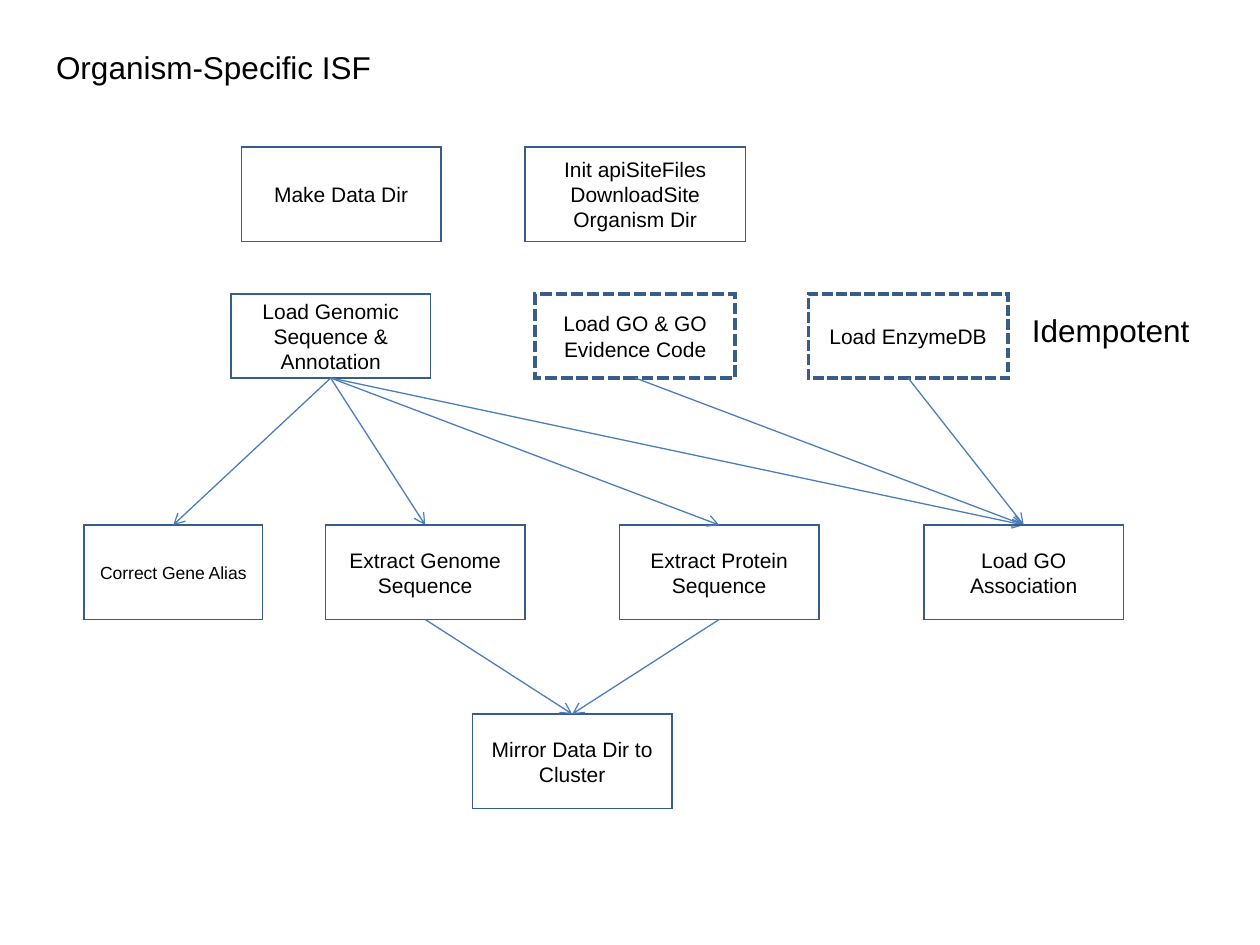
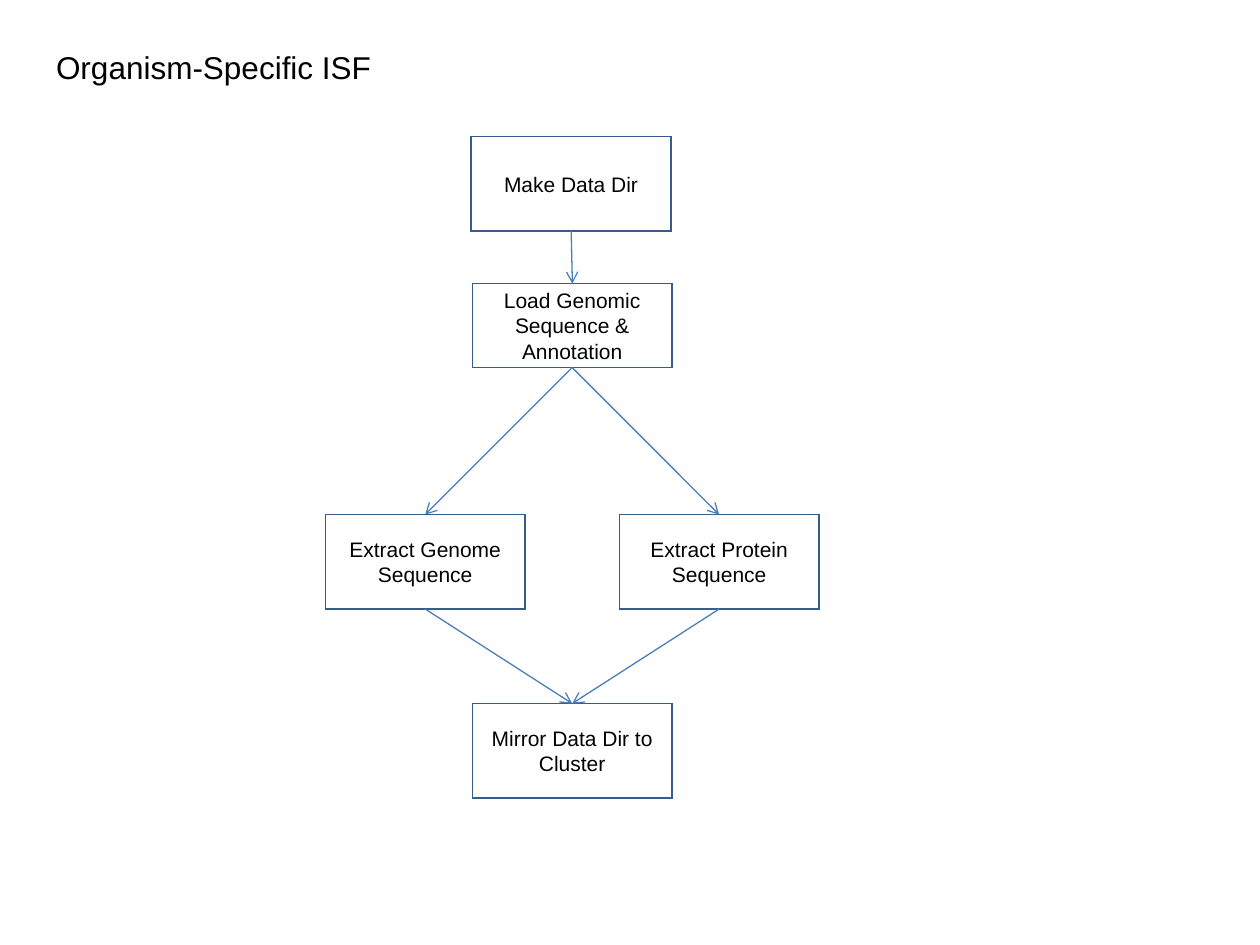
Before and after one commit to VEuPathDB/ApiCommonWorkflow, a slide deck: slide 3 of Main/doc/IntegratedWorkflow.ppt. Drawn at 1260x945 pixels with LibreOffice and Linux fonts; fonts in the diff are those of the drawing. Boxes give left, top, right and bottom in pixels: in the first picture for what was removed or moved away, otherwise in the second. Text is boxed around its words. In the diff, an @@ line names an element or a change of style, - is before the commit and + after.

Commit message:
update

```diff
--- a/Main/doc/IntegratedWorkflow.ppt
+++ b/Main/doc/IntegratedWorkflow.ppt
@@ rectangle "Make Data Dir": place and size @@
-rectangle "Make Data Dir" at [242, 147, 441, 242]
+rectangle "Make Data Dir" at [471, 136, 670, 231]
@@ rectangle removed at [525, 147, 746, 242] @@
-Init apiSiteFiles DownloadSite Organism Dir
@@ arrow moved from (330, 378) - (425, 525) to (571, 231) - (572, 284) @@
@@ rectangle "Load Genomic Sequence & Annotation": place and size @@
-rectangle "Load Genomic Sequence & Annotation" at [231, 294, 430, 378]
+rectangle "Load Genomic Sequence & Annotation" at [472, 284, 672, 368]
@@ rectangle removed at [536, 294, 735, 378] @@
-Load GO & GO Evidence Code
@@ rectangle removed at [809, 294, 1008, 378] @@
-Load EnzymeDB
@@ text removed at [1032, 319, 1190, 348] @@
-Idempotent
@@ arrow removed from (331, 378) to (173, 525) @@
@@ arrow removed from (331, 378) to (1024, 525) @@
@@ arrow moved from (330, 378) - (719, 525) to (572, 368) - (425, 514) @@
@@ arrow moved from (635, 378) - (1024, 525) to (572, 368) - (719, 514) @@
@@ arrow removed from (908, 378) to (1023, 525) @@
@@ rectangle removed at [84, 525, 263, 620] @@
-Correct Gene Alias
@@ rectangle removed at [924, 525, 1123, 620] @@
-Load GO Association
@@ 3 rectangles, 2 arrows: place and size @@
-3 rectangles, 2 arrows at [325, 525, 819, 809]
+3 rectangles, 2 arrows at [325, 514, 819, 798]
```
Also in this commit, not shown: 7 other slides changed, 4 slides added, 1 slide removed.
